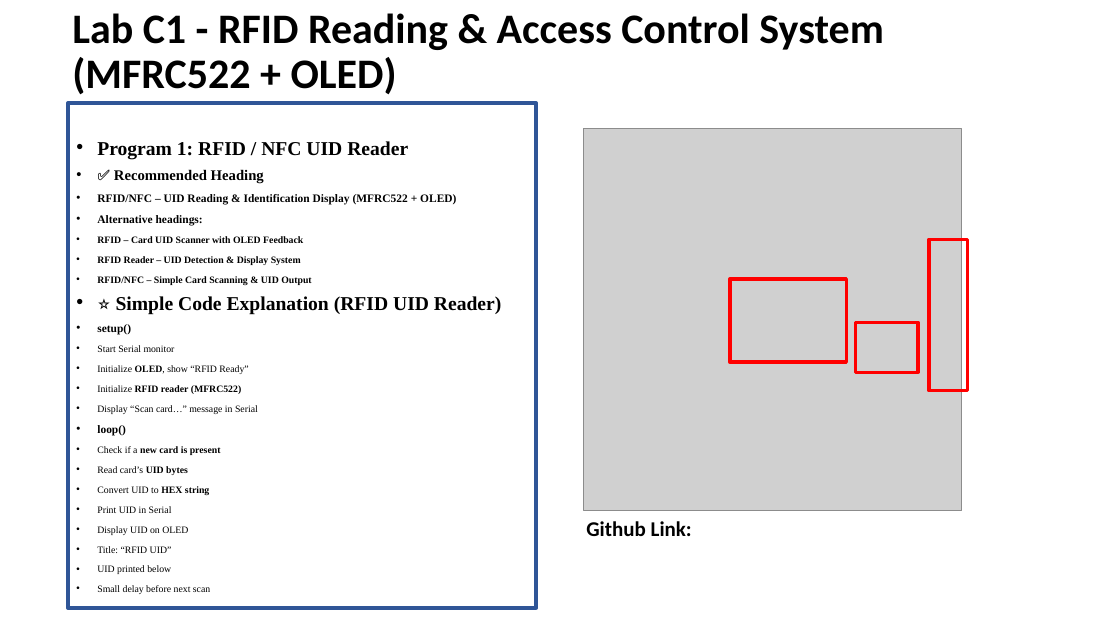
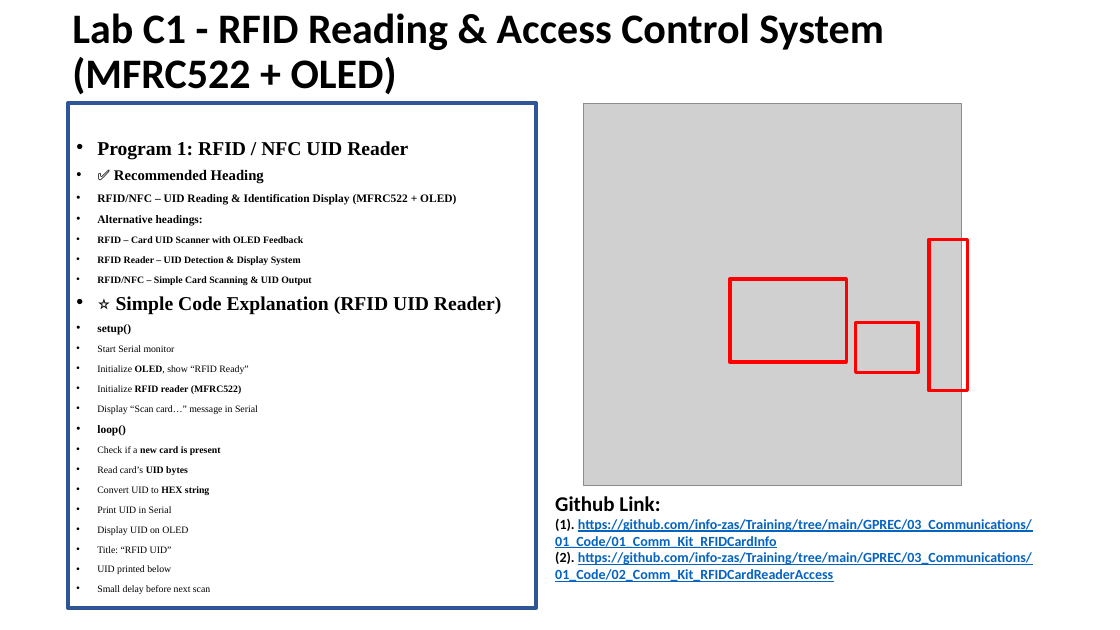
Before and after one commit to info-zas/Training, a slide deck: slide 8 of GPREC/03_Communications/Kit3_Communication_Training.pptx. Drawn at 1120x630 pixels with LibreOffice and Linux fonts; fonts in the diff are those of the drawing; grey boxes stand for pictures. Boxes give left, top, right and bottom in pixels: in the first picture for what was removed or moved away, otherwise in the second. Text is boxed around its words. In the diff, an @@ line names an element or a change of style, - is before the commit and + after.

```diff
--- a/GPREC/03_Communications/Kit3_Communication_Training.pptx
+++ b/GPREC/03_Communications/Kit3_Communication_Training.pptx
@@ picture: place and size @@
-picture at box(584, 129, 962, 511)
+picture at box(584, 103, 962, 486)
@@ text "Github Link:": place and size @@
-text "Github Link:" at box(586, 521, 692, 536)
+text "Github Link:" at box(555, 496, 1032, 582)
@@ text at box(555, 519, 1032, 582): paragraphs added @@
+(1). https://github.com/info-zas/Training/tree/main/GPREC/03_Communications/01_Code/01_Comm_Kit_RFIDCardInfo
+(2). https://github.com/info-zas/Training/tree/main/GPREC/03_Communications/01_Code/02_Comm_Kit_RFIDCardReaderAccess
```
Also in this commit, not shown: 1 other slide changed.
